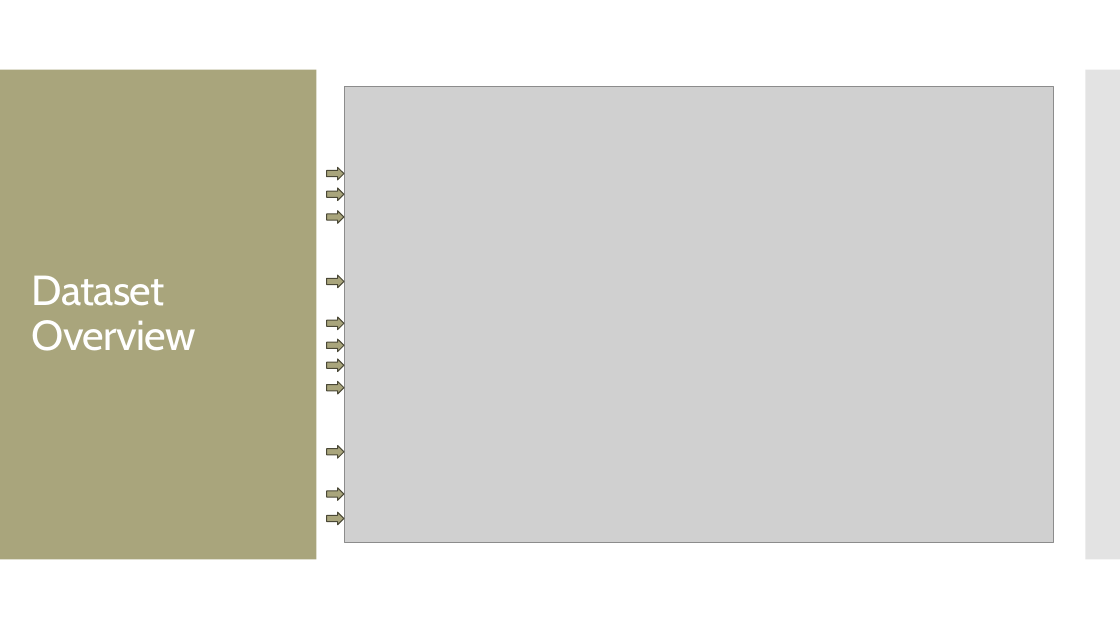
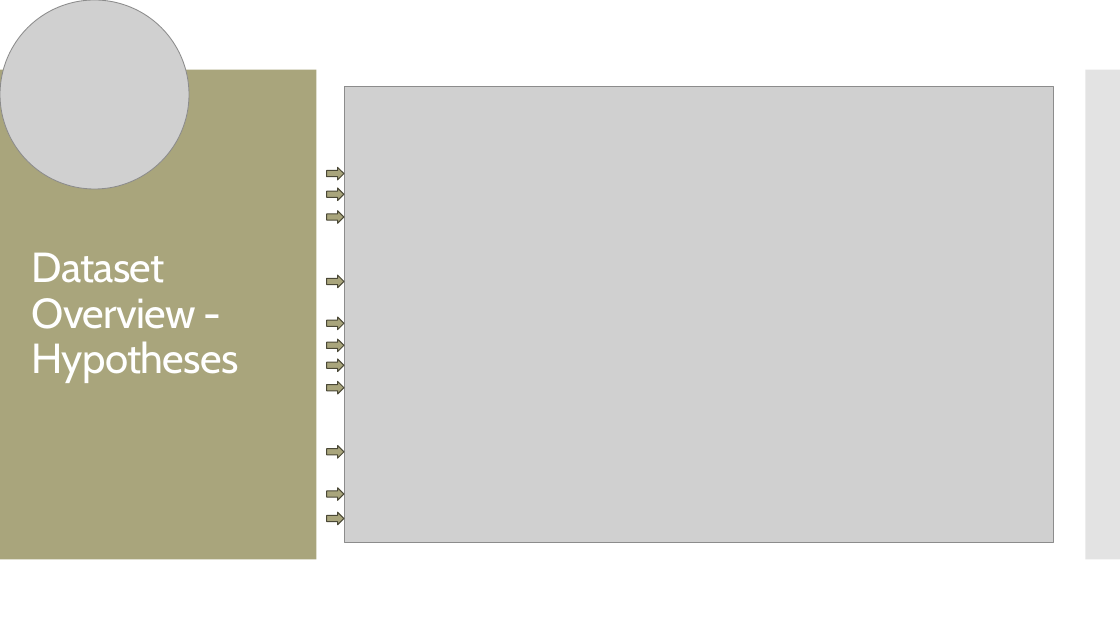
Before and after one commit to MGT-6203-Summer-2023-Edx/Team-6, a slide deck: slide 4 of Final Presentation Slides/Team_6_Final_Slides.pptx (slide 5 before the commit). Drawn at 1120x630 pixels with LibreOffice and Linux fonts; fonts in the diff are those of the drawing; grey boxes stand for pictures. Boxes give left, top, right and bottom in pixels: in the first picture for what was removed or moved away, otherwise in the second. Text is boxed around its words. In the diff, an @@ line names an element or a change of style, - is before the commit and + after.

```diff
--- a/Final Presentation Slides/Team_6_Final_Slides.pptx
+++ b/Final Presentation Slides/Team_6_Final_Slides.pptx
@@ picture added at [0,0,189,189] @@
@@ title at [32,252,239,383]: text changed @@
-Dataset Overview
+Dataset Overview - Hypotheses
```
Also in this commit, not shown: 14 other slides changed, 7 slides added, 3 slides removed.
